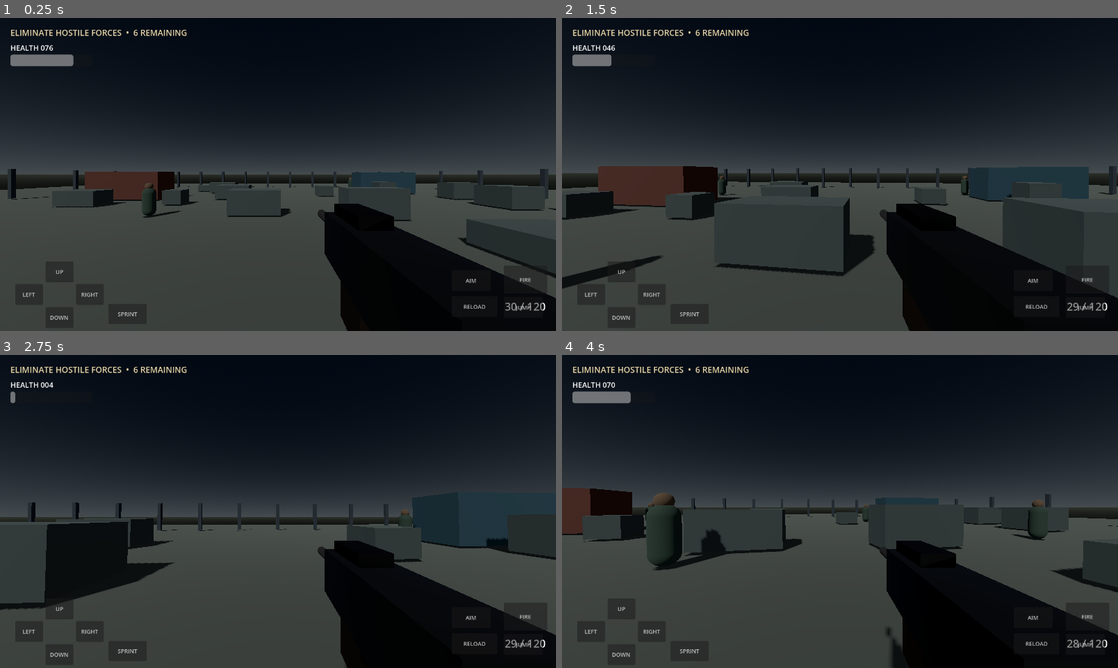
Above: before the commit, frames 1-4 (two rows, left to right).
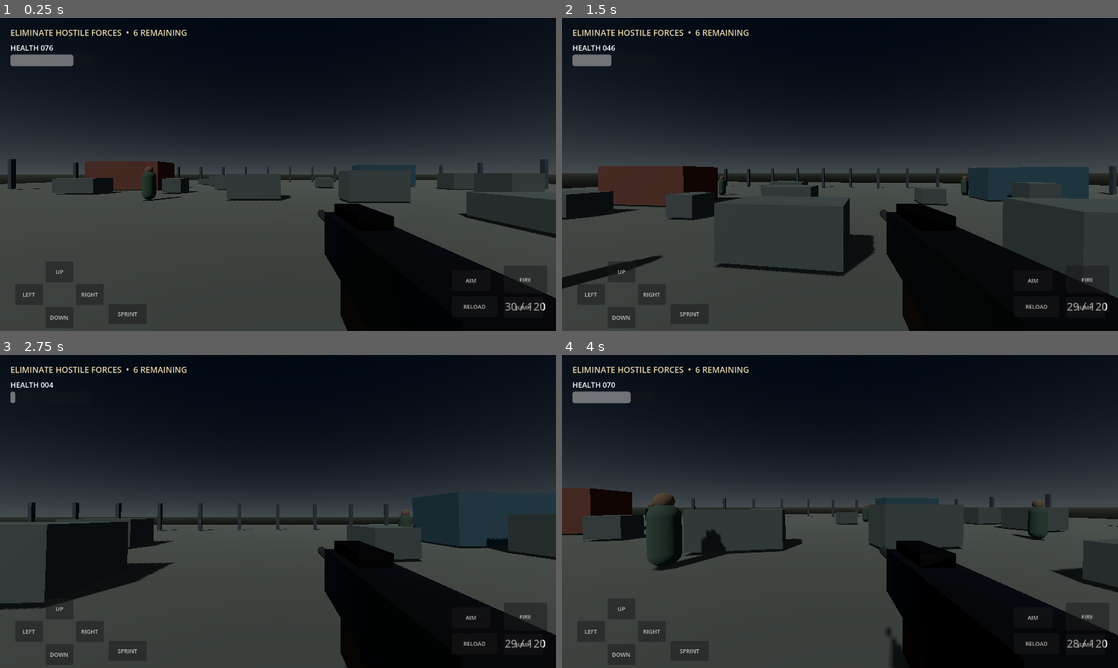
Above: after the commit, the same moments.

Repository: muhammad-ali-khaskheli/OPERATION-BLACK-VEIL
Game: Godot game, scene res://scenes/main.tscn
The game is run twice, just before and just after one commit, with the same random seed, the same clock (stepped at 60 frames per second) and the same inputs.
Inputs (mouse positions are in pixels of both pictures, inside the frame that each line leads up to):
- Up to frame 1 (0.25 s): no input
- Up to frame 2 (1.5 s): tap Enter at 0.5 s; move the mouse to (867, 174) at 0.52 s; hold Shift (sprint) 0.53-1.28 s; hold W (move_forward) from 0.53 s (still down); click (867, 174) at 0.67 s; tap Space (jump) at 0.77 s; move the mouse to (812, 174) at 1.27 s; tap Shift (sprint) at 1.35 s
- Up to frame 3 (2.75 s): keep holding W (move_forward); tap Space (jump) at 1.52 s; move the mouse to (289, 505) at 2.02 s; hold Shift (sprint) from 2.03 s (still down)
- Up to frame 4 (4 s): keep holding W (move_forward); move the mouse to (834, 517) at 2.77 s; release Shift (sprint) at 2.78 s; tap Shift (sprint) at 2.85 s; click (834, 517) at 2.92 s; tap Space (jump) at 3.02, 3.77 s; move the mouse to (878, 514) at 3.52 s; hold Shift (sprint) from 3.53 s (still down)

The runs differ from the first frame. In frame 1, 6.4% of the frame differs, in the area x 0-100%, y 45-84%; in frame 2, less than 0.1%; in frame 3, less than 0.1%; in frame 4, less than 0.1%.

Commit message:
Add Android export preset and automated APK build

Diff:
--- a/scripts/game.gd
+++ b/scripts/game.gd
@@ -12,7 +12,7 @@
 	player.set_script(PlayerScript)
 	player.name = "Player"
 	add_child(player)
-	player.position = Vector3(0, 1.2, 10)
+	player.position = Vector3(0, 0, 10)
 	player.health_changed.connect(_on_health_changed)
 	player.ammo_changed.connect(_on_ammo_changed)
 	player.enemy_killed.connect(_on_enemy_killed)
--- a/scripts/player.gd
+++ b/scripts/player.gd
@@ -152,6 +152,7 @@
 	var origin := camera.global_position
 	var direction := -camera.global_transform.basis.z
 	var query := PhysicsRayQueryParameters3D.create(origin,origin+direction*100.0)
+	query.exclude = [get_rid()]
 	var hit := get_world_3d().direct_space_state.intersect_ray(query)
 	if hit and hit.collider.is_in_group("enemies"): hit.collider.take_hit(34.0)
 	weapon_root.position.z = -0.43
Not shown, added: export_presets.cfg
